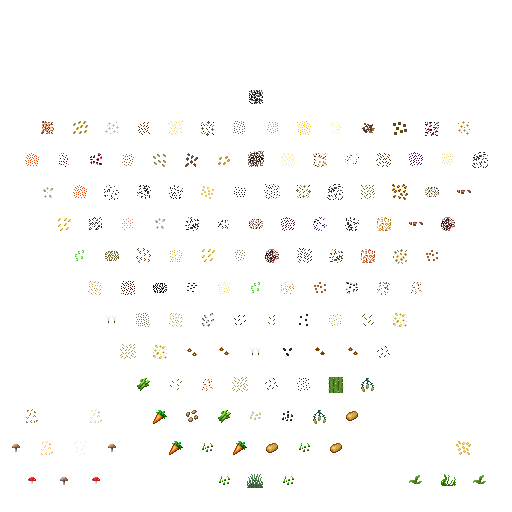
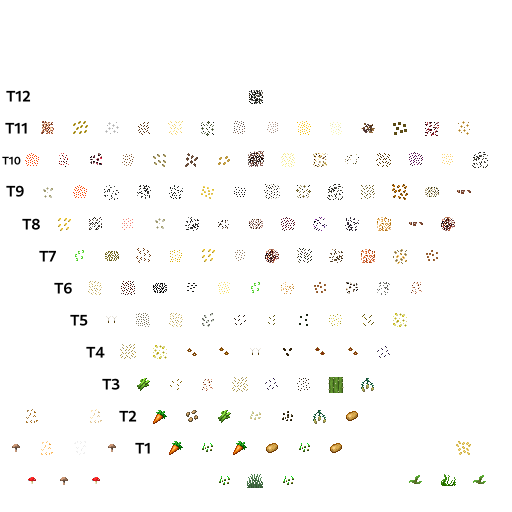
Two versions of the same layered image (512 × 512). Layer-by-layer changes:
pixels changed over 2, 90, 150, 454 (layer not identified)
